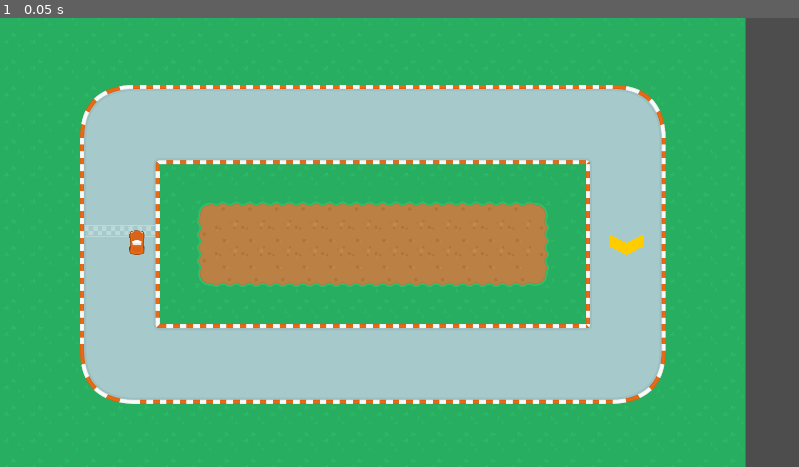
Above: before the commit, frame 1.
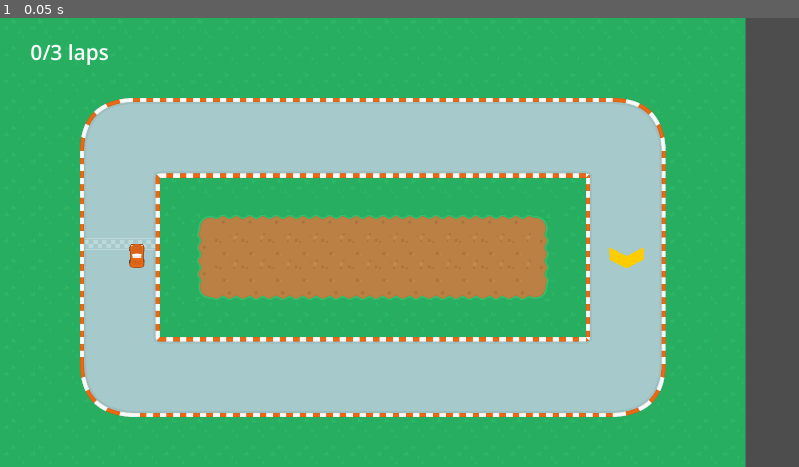
Above: after the commit, the same moment.

Repository: fredchien3/20-game-challenge
Game: Godot game, scene res://scenes/main/main.tscn
Same seed, same stepped clock (60 frames per second), same inputs: the game is played once before the commit and once after it.
Inputs:
- Up to frame 1 (0.05 s): no input

The runs differ from the first frame. In frame 1, 13% of the frame differs, in the area x 3-84%, y 5-89%.

Commit message:
Add win condition

Diff:
--- a/4--indy-500/scenes/main/main.gd
+++ b/4--indy-500/scenes/main/main.gd
@@ -23,7 +23,7 @@
 	# Load car, attach camera
 	var car = load("res://scenes/car/car.tscn").instantiate()
 	car.player_num = 1
-	$GameCamera.reparent(car)
+	#$GameCamera.reparent(car)
 
 	car.position = track.get_spawn_position()
 	car.rotation_degrees = -90
@@ -32,10 +32,10 @@
 	$MainMenu.visible = false
 
 	$HUD/LapCounter.text = str(laps_complete) + "/" + str(laps_needed) + " laps"
-	$HUD/LapCounter.visible = true
+	$HUD.visible = true
 
 func _on_finish_line_crossed(_body):
 	laps_complete += 1
 	$HUD/LapCounter.text = str(laps_complete) + "/" + str(laps_needed) + " laps"
 	if laps_complete == 3:
-		print("you win")
+		$HUD/WinLabel.visible = true
--- a/4--indy-500/scenes/main/main.tscn
+++ b/4--indy-500/scenes/main/main.tscn
@@ -6,7 +6,10 @@
 font_size = 116
 
 [sub_resource type="LabelSettings" id="LabelSettings_hyk8p"]
-font_size = 76
+font_size = 50
+
+[sub_resource type="LabelSettings" id="LabelSettings_iuonh"]
+font_size = 50
 
 [node name="Main" type="Node2D"]
 script = ExtResource("1_hyk8p")
@@ -48,6 +51,15 @@
 offset_bottom = 189.0
 label_settings = SubResource("LabelSettings_hyk8p")
 
+[node name="WinLabel" type="Label" parent="HUD"]
+visible = false
+offset_left = 841.0
+offset_top = 489.0
+offset_right = 1046.0
+offset_bottom = 558.0
+text = "You win!"
+label_settings = SubResource("LabelSettings_iuonh")
+
 [node name="GameCamera" type="Camera2D" parent="."]
 zoom = Vector2(0.5, 0.5)
 limit_left = 0
--- a/4--indy-500/scenes/tracks/big_o.gd
+++ b/4--indy-500/scenes/tracks/big_o.gd
@@ -27,7 +27,7 @@
 		$FinishLine/ArrowYellow.visible = false
 
 
-func _on_halfway_line_body_entered(_body: Node2D) -> void:
+func _on_halfway_line_body_entered(body: Node2D) -> void:
 	if !finish_line_enabled:
 		finish_line_enabled = true
 		$HalfwayLine/ArrowYellow.visible = false
Not shown: 1 places in 4--indy-500/scenes/main/main.tscn that only renumber resources
